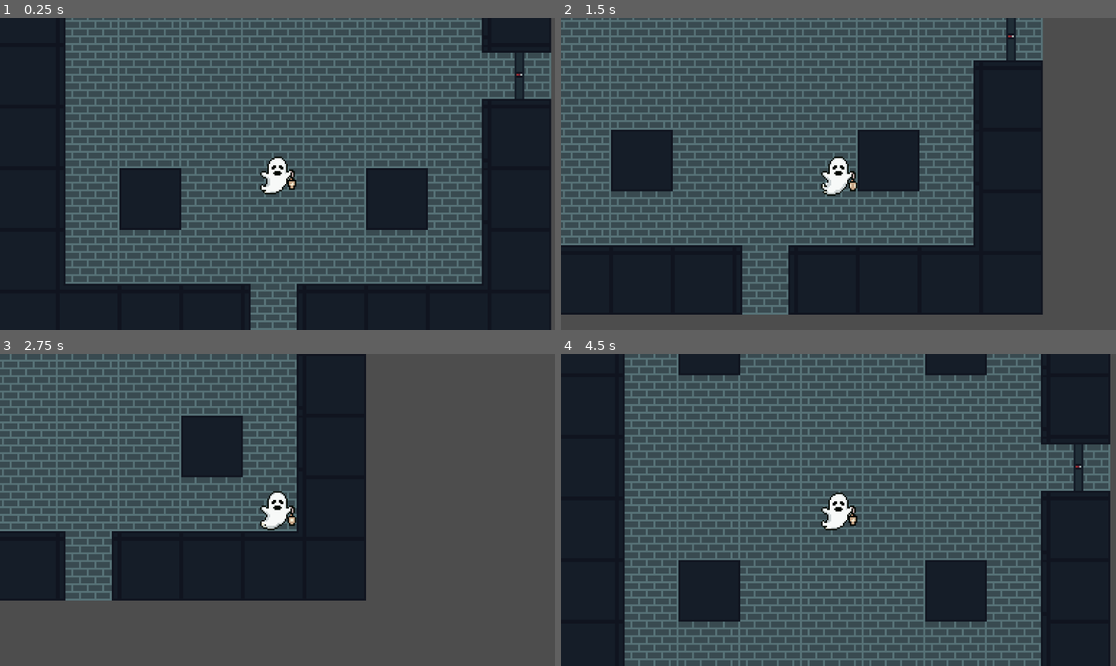
Above: before the commit, frames 1-4 (two rows, left to right).
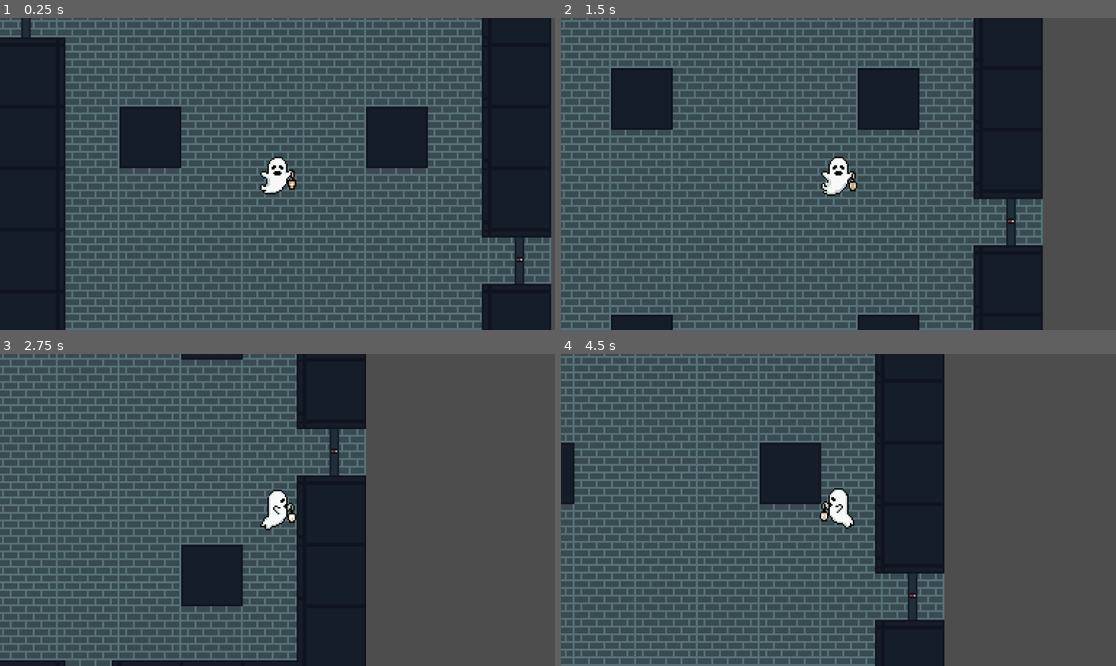
Above: after the commit, the same moments.

Repository: CISC204-S26/hw4-dbrownki-bradfost
Game: Godot game, scene res://Scenes/Rooms/room_1.tscn
Same seed, same stepped clock (60 frames per second), same inputs: the game is played once before the commit and once after it.
Inputs:
- Up to frame 1 (0.25 s): no input
- Up to frame 2 (1.5 s): hold D (move_right) 0.53-1.28 s; hold S (move_down) from 1.28 s (still down)
- Up to frame 3 (2.75 s): release S (move_down) at 2.03 s; hold D (move_right) from 2.03 s (still down)
- Up to frame 4 (4.5 s): release D (move_right) at 2.78 s; hold W (move_up) 2.78-3.53 s; hold A (move_left) from 3.53 s (still down)

The runs differ from the first frame. In frame 1, 23% of the frame differs, in the area x 0-100%, y 0-100%; in frame 2, 29%; in frame 3, 34%; in frame 4, 67%, in the area x 0-99%, y 0-100%.

Commit message:
Added character animations and camera limits

Diff:
--- a/Scenes/Rooms/room_1.tscn
+++ b/Scenes/Rooms/room_1.tscn
@@ -172,10 +172,12 @@
 [node name="Tilemaps" type="Node" parent="." unique_id=375899267]
 
 [node name="DungeonTiles" type="TileMapLayer" parent="Tilemaps" unique_id=1957981604]
+position = Vector2(0, 96)
 tile_map_data = PackedByteArray("AAABAAgAAAAIAAMAAAACAAgAAAAJAAMAAAADAAgAAAAJAAMAAAAHAAgAAAALAAMAAAAGAAgAAAAJAAMAAAAFAA …(1744 unchanged characters)…
 tile_set = SubResource("TileSet_is5ow")
 
 [node name="DungeonDoors" type="TileMapLayer" parent="Tilemaps" unique_id=1806941425]
+position = Vector2(0, 96)
 tile_map_data = PackedByteArray("AAAAAAEAAAAAAAAAAAAIAAUAAAAAAAAAAAAEAP3/AAABAAAAAAA=")
 tile_set = SubResource("TileSet_i0xkx")
 
--- a/Scenes/player.tscn
+++ b/Scenes/player.tscn
@@ -273,13 +273,15 @@
 
 [node name="Camera2D" type="Camera2D" parent="." unique_id=1989947407]
 zoom = Vector2(4, 4)
+limit_left = 0
+limit_top = 0
 
 [node name="Music" type="AudioStreamPlayer2D" parent="." unique_id=593044892]
 stream = ExtResource("3_6t5aa")
 volume_db = -2.0
 
-[node name="AnimatedSprite2D" type="AnimatedSprite2D" parent="." unique_id=834169456]
+[node name="PlayerAnimation" type="AnimatedSprite2D" parent="." unique_id=834169456]
 scale = Vector2(0.75, 0.75)
 sprite_frames = SubResource("SpriteFrames_ukyrk")
-animation = &"front_flying"
+animation = &"left_flying"
 autoplay = "front_flying"
--- a/Scripts/player.gd
+++ b/Scripts/player.gd
@@ -2,8 +2,24 @@
 
 var direction: Vector2
 @export var speed: int = 100
+@onready var player_animation: AnimatedSprite2D = $PlayerAnimation
 
 func _physics_process(_delta: float) -> void:
 	direction = Input.get_vector("move_left","move_right", "move_up", "move_down")
 	velocity = direction * speed
+	animations()
 	move_and_slide()
+
+func animations():
+	if direction == Vector2(1,0):
+		player_animation.play("right_flying")
+		player_animation.flip_h = false
+	if direction == Vector2 (-1,0):
+		player_animation.play("left_flying")
+		player_animation.flip_h = true
+	if direction == Vector2 (0,-1):
+		player_animation.play("back_flying")
+		player_animation.flip_h = false
+	if direction == Vector2 (0,1):
+		player_animation.play("front_flying")
+		player_animation.flip_h = false
